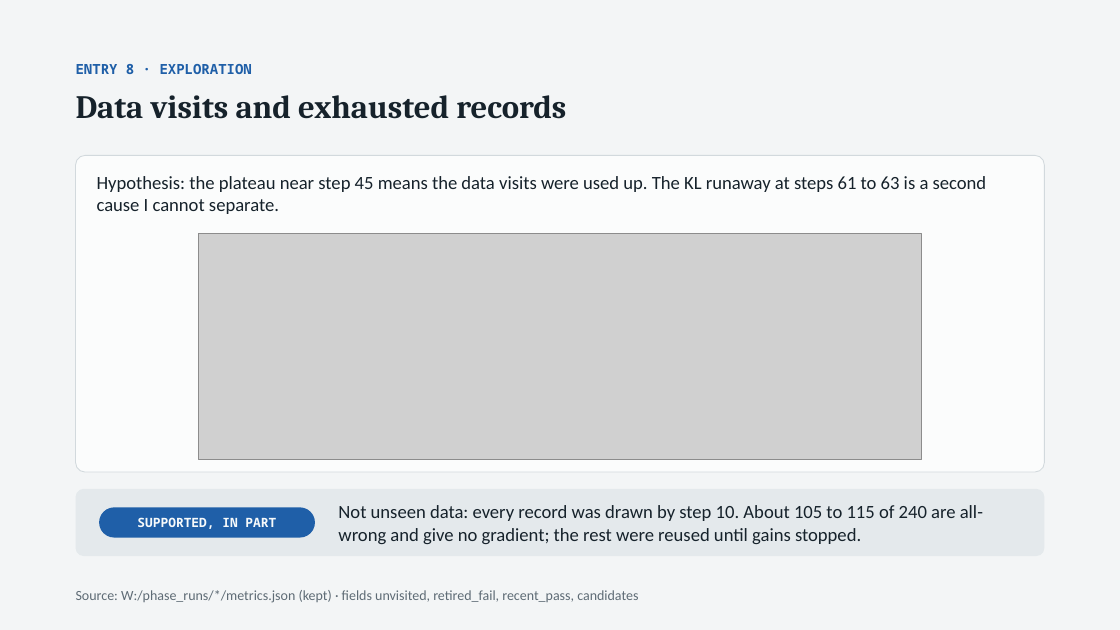
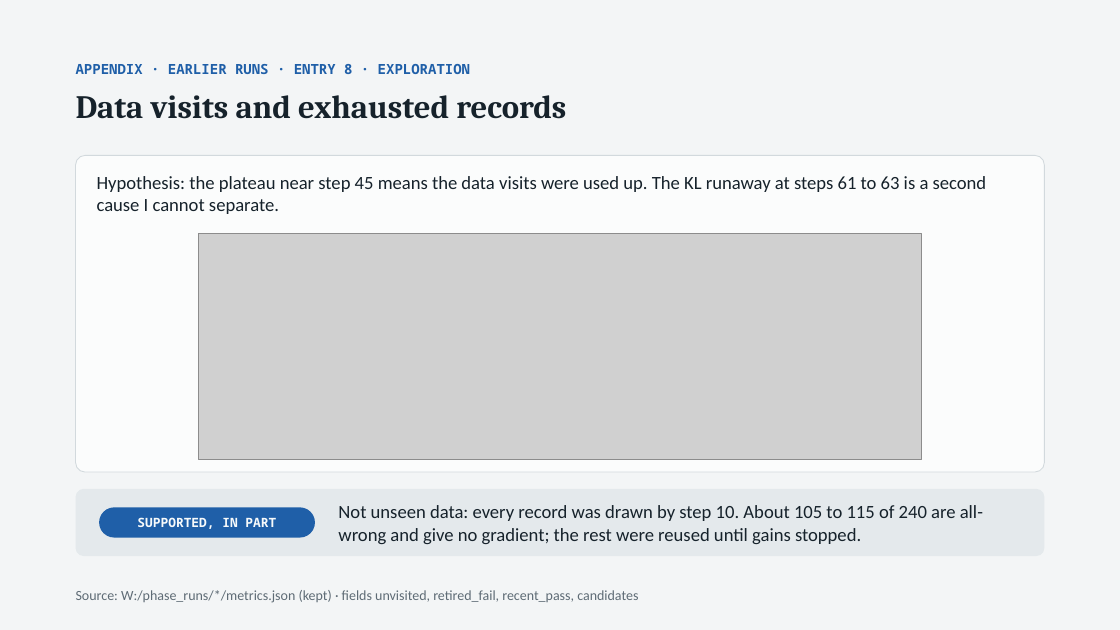
Before and after one commit to thistleknot/rl_v2_share, a slide deck: slide 21 of docs/RL_V2_rl.pptx. Drawn at 1120x630 pixels with LibreOffice and Linux fonts; fonts in the diff are those of the drawing; grey boxes stand for pictures. Boxes give left, top, right and bottom in pixels: in the first picture for what was removed or moved away, otherwise in the second. Text is boxed around its words. In the diff, an @@ line names an element or a change of style, - is before the commit and + after.

```diff
--- a/docs/RL_V2_rl.pptx
+++ b/docs/RL_V2_rl.pptx
@@ text at <box>76,64,470,74</box>: text changed @@
-ENTRY 8 · EXPLORATION
+APPENDIX · EARLIER RUNS · ENTRY 8 · EXPLORATION
```
Also in this commit, not shown: 8 other slides changed.
